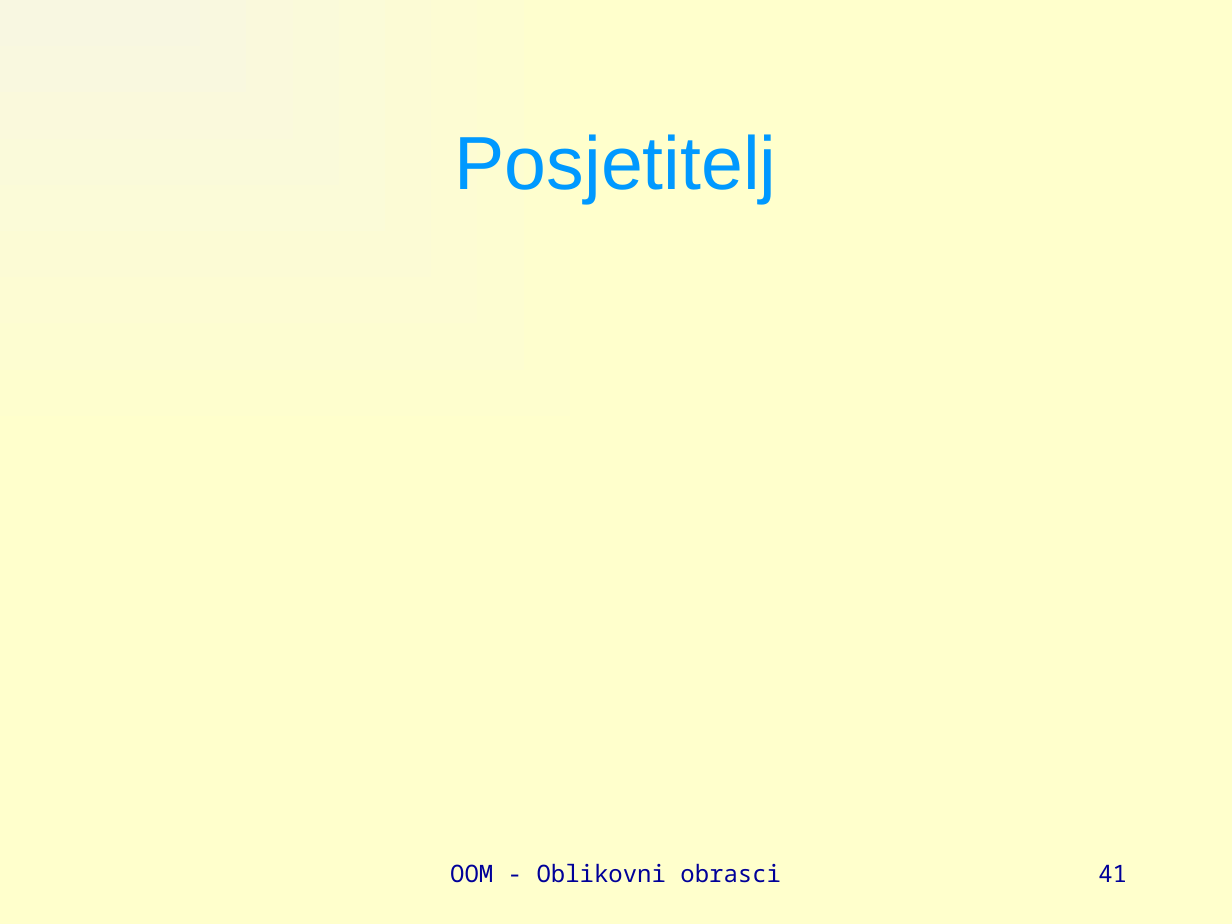
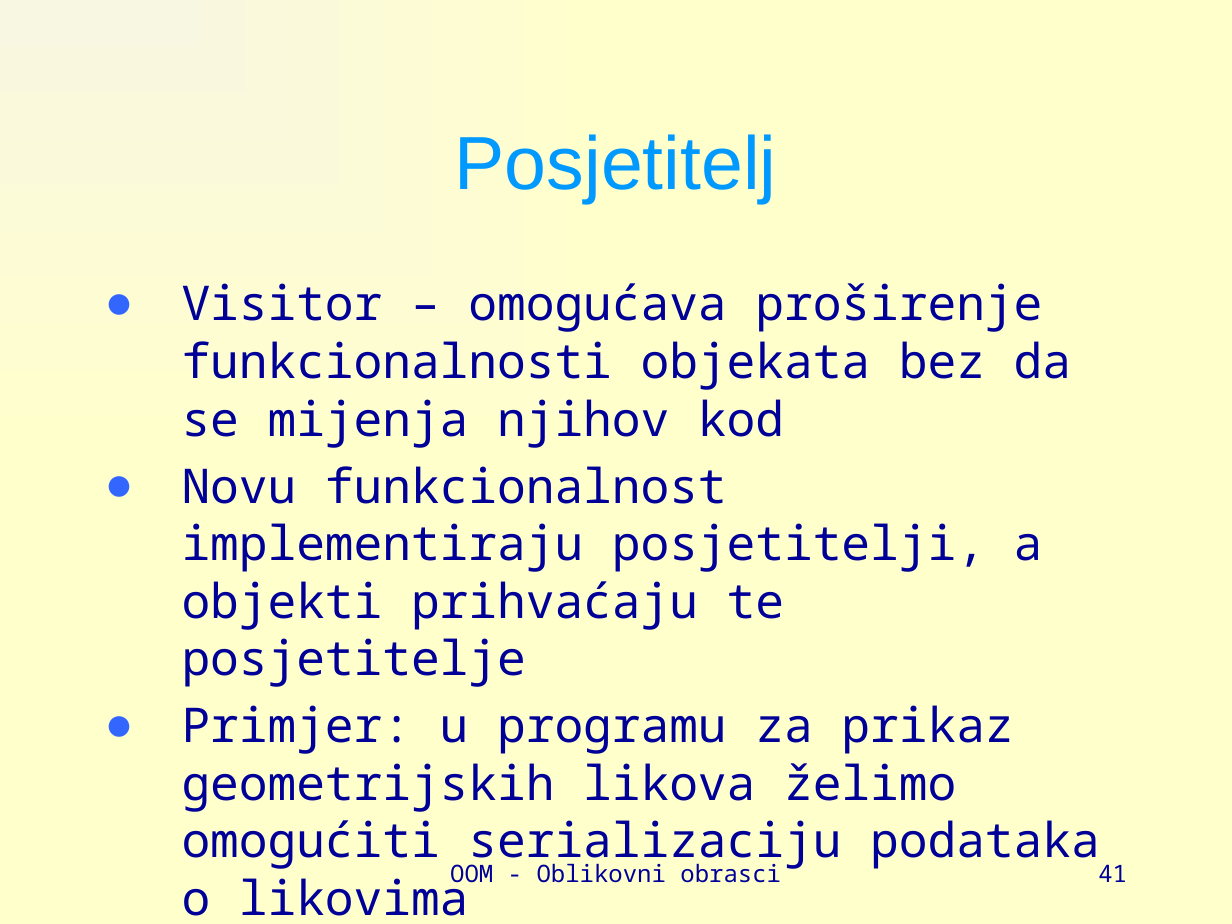
Before and after one commit to vsite-oom/DesignPatterns, a slide deck: slide 41 of docs/Design patterns.pptx. Drawn at 1232x924 pixels with LibreOffice and Linux fonts; fonts in the diff are those of the drawing. Boxes give left, top, right and bottom in pixels: in the first picture for what was removed or moved away, otherwise in the second. Text is boxed around its words. In the diff, an @@ line names an element or a change of style, - is before the commit and + after.

Commit message:
Add Visitor

```diff
--- a/docs/Design patterns.pptx
+++ b/docs/Design patterns.pptx
@@ text added at bbox=[182, 283, 1100, 916], 28 pt, text #000099 @@
+● Visitor – omogućava proširenje funkcionalnosti objekata bez da se mijenja njihov kod
+● Novu funkcionalnost implementiraju posjetitelji, a objekti prihvaćaju te posjetitelje
+● Primjer: u programu za prikaz geometrijskih likova želimo omogućiti serializaciju podataka o likovima
```
Also in this commit, not shown: 1 slide added, 4 other files.
